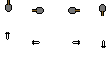
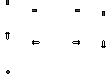
Comparing the layer stacks of the two 111 x 80 images. Changes:
showed "Layer 5", painted on it over <box>5,0,106,74</box>
removed layer "Layer 4" over <box>5,0,106,16</box>
